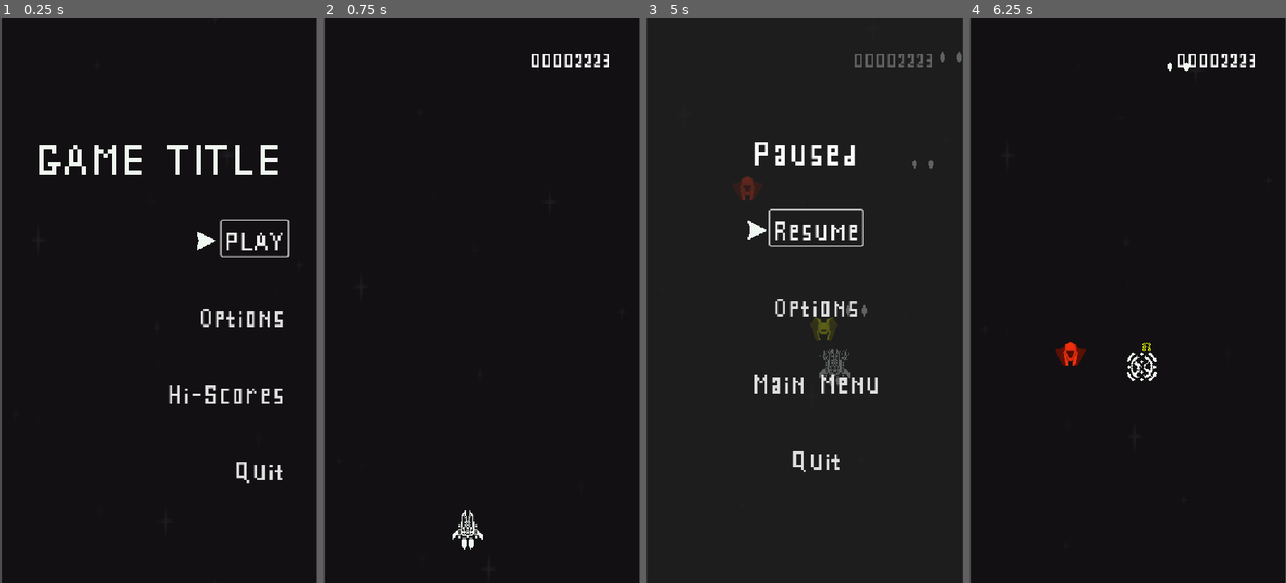
Above: before the commit, frames 1-4 (left to right).
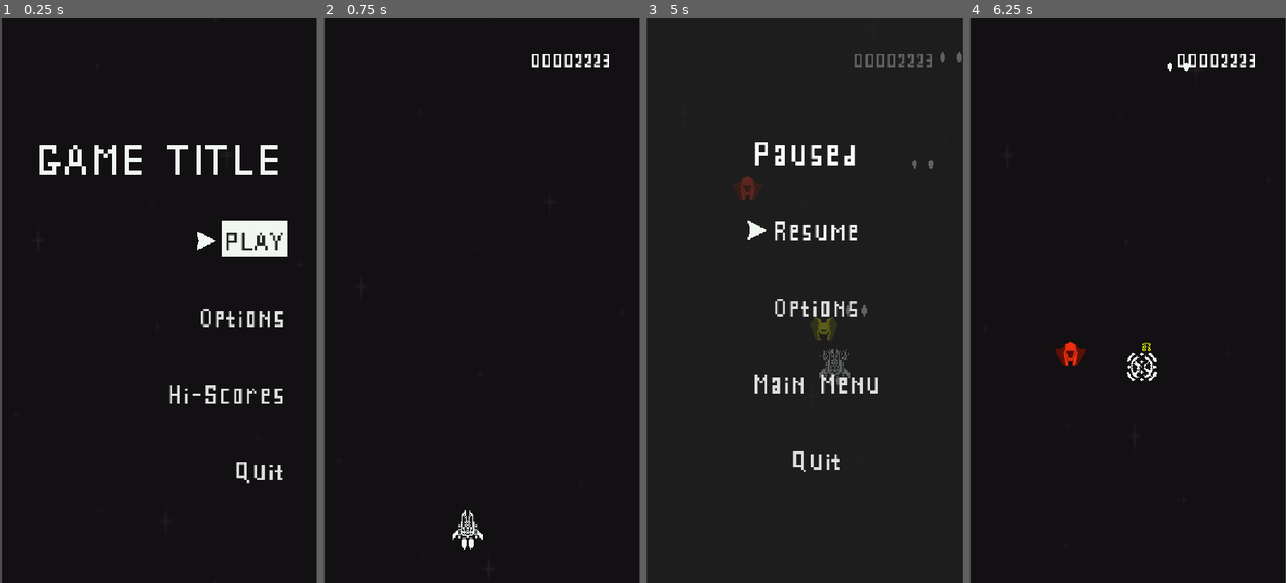
Above: after the commit, the same moments.

Repository: rnakkas/GodotSandbox
Game: Godot game, scene res://ShmupSandbox/Main/Scenes/main.tscn
The game is run twice, just before and just after one commit, with the same random seed, the same clock (stepped at 60 frames per second) and the same inputs.
Inputs (mouse positions are in pixels of both pictures, inside the frame that each line leads up to):
- Up to frame 1 (0.25 s): no input
- Up to frame 2 (0.75 s): click "PLAY" at 0.5 s
- Up to frame 3 (5 s): tap Enter at 1.25 s; move the mouse to (874, 272) at 1.27 s; press the mouse at (874, 272) at 1.28 s; hold D (move_right) 1.28-2.03 s; move the mouse to (741, 328) at 2.02 s; release the mouse at (741, 328) at 2.03 s; hold S (move_down) 2.03-2.78 s; click (741, 328) at 2.1 s; move the mouse to (836, 176) at 2.77 s; press the mouse at (836, 176) at 2.78 s; hold D (move_right) 2.78-3.53 s; move the mouse to (788, 413) at 3.52 s; release the mouse at (788, 413) at 3.53 s; hold W (move_up) 3.53-4.28 s; click (788, 413) at 3.6 s; move the mouse to (899, 385) at 4.27 s; press the mouse at (899, 385) at 4.28 s; hold A (move_left) from 4.28 s (still down); tap Escape (pause) at 4.9 s
- Up to frame 4 (6.25 s): move the mouse to (1032, 215) at 5.02 s; release the mouse at (1032, 215) at 5.03 s; click (1032, 215) at 5.1 s; release A (move_left) at 5.75 s; click "Resume" at 5.75 s

The runs differ from the first frame. In frame 1, 1.5% of the frame differs, in the area x 69-92%, y 35-43%; in frame 2, nothing differs; in frame 3, 0.3%; in frame 4, nothing differs.

Commit message:
changing from selector icon to highlight
see TODO

Diff:
--- /dev/null
+++ b/ShmupSandbox/Autoloads/Utility.gd
@@ -0,0 +1,20 @@
+extends Node
+
+## Colour hex code references
+var colour_white : Color = "#f0f6f0"
+var colour_black : Color = "#222323"
+var colour_transparent : Color = Color(0, 0 , 0, 0)
+
+
+func highlight_ui_elment(ui_element : Variant) -> void:
+	var style : StyleBoxFlat = StyleBoxFlat.new()
+	ui_element.add_theme_color_override("font_color", colour_black)
+	style.bg_color = colour_white
+	ui_element.add_theme_stylebox_override("normal", style)
+
+
+func remove_highlight_from_ui_element(ui_element : Variant) -> void:
+	var style : StyleBoxFlat = StyleBoxFlat.new()
+	ui_element.add_theme_color_override("font_color", colour_white)
+	style.bg_color = colour_transparent
+	ui_element.add_theme_stylebox_override("normal", style)
--- a/ShmupSandbox/UI/Scenes/main_menu.tscn
+++ b/ShmupSandbox/UI/Scenes/main_menu.tscn
@@ -1,8 +1,24 @@
-[gd_scene load_steps=4 format=3 uid="uid://dw1uu0vpx6e46"]
+[gd_scene load_steps=8 format=3 uid="uid://dw1uu0vpx6e46"]
 
 [ext_resource type="Script" uid="uid://3yghkjrm0tt5" path="res://ShmupSandbox/UI/Scripts/main_menu.gd" id="1_70k6g"]
 [ext_resource type="Texture2D" uid="uid://d04yolfqx8m3v" path="res://ShmupSandbox/Assets/Icons/selctor_icon.png" id="3_t2d3o"]
 [ext_resource type="FontFile" uid="uid://biycie4kaffui" path="res://ShmupSandbox/Assets/Fonts/SPLCF.ttf" id="3_v14c2"]
+
+[sub_resource type="StyleBoxFlat" id="StyleBoxFlat_v14c2"]
+bg_color = Color(0.941176, 0.964706, 0.941176, 1)
+border_color = Color(0.8, 0.8, 0.8, 0)
+
+[sub_resource type="StyleBoxFlat" id="StyleBoxFlat_t2d3o"]
+bg_color = Color(0.941176, 0.964706, 0.941176, 1)
+border_color = Color(0.8, 0.8, 0.8, 0)
+
+[sub_resource type="StyleBoxFlat" id="StyleBoxFlat_jwp8g"]
+bg_color = Color(0.941176, 0.964706, 0.941176, 1)
+border_color = Color(0.8, 0.8, 0.8, 0)
+
+[sub_resource type="StyleBoxFlat" id="StyleBoxFlat_t30nx"]
+bg_color = Color(0.941176, 0.964706, 0.941176, 1)
+border_color = Color(0.8, 0.8, 0.8, 0)
 
 [node name="main_menu" type="Control"]
 layout_mode = 3
@@ -69,9 +85,12 @@
 size_flags_horizontal = 4
 size_flags_vertical = 4
 focus_neighbor_bottom = NodePath("../../HBoxContainer2/options_button")
-theme_override_colors/font_pressed_color = Color(1, 0.639216, 0.121569, 1)
-theme_override_fonts/font = ExtResource("3_v14c2")
-theme_override_font_sizes/font_size = 70
+theme_override_colors/font_hover_color = Color(0.133333, 0.137255, 0.137255, 1)
+theme_override_colors/font_focus_color = Color(0.133333, 0.137255, 0.137255, 1)
+theme_override_colors/font_pressed_color = Color(0.941176, 0.964706, 0.941176, 1)
+theme_override_fonts/font = ExtResource("3_v14c2")
+theme_override_font_sizes/font_size = 70
+theme_override_styles/focus = SubResource("StyleBoxFlat_v14c2")
 text = "PLAY"
 flat = true
 
@@ -101,8 +120,12 @@
 size_flags_vertical = 4
 focus_neighbor_top = NodePath("../../HBoxContainer/play_button")
 focus_neighbor_bottom = NodePath("../../HBoxContainer3/hi_scores_button")
-theme_override_fonts/font = ExtResource("3_v14c2")
-theme_override_font_sizes/font_size = 70
+theme_override_colors/font_hover_color = Color(0.133333, 0.137255, 0.137255, 1)
+theme_override_colors/font_focus_color = Color(0.133333, 0.137255, 0.137255, 1)
+theme_override_colors/font_pressed_color = Color(0.941176, 0.964706, 0.941176, 1)
+theme_override_fonts/font = ExtResource("3_v14c2")
+theme_override_font_sizes/font_size = 70
+theme_override_styles/focus = SubResource("StyleBoxFlat_t2d3o")
 text = "Options"
 flat = true
 
@@ -131,8 +154,12 @@
 size_flags_horizontal = 8
 focus_neighbor_top = NodePath("../../HBoxContainer2/options_button")
 focus_neighbor_bottom = NodePath("../../HBoxContainer4/quit_button")
-theme_override_fonts/font = ExtResource("3_v14c2")
-theme_override_font_sizes/font_size = 70
+theme_override_colors/font_hover_color = Color(0.133333, 0.137255, 0.137255, 1)
+theme_override_colors/font_focus_color = Color(0.133333, 0.137255, 0.137255, 1)
+theme_override_colors/font_pressed_color = Color(0.941176, 0.964706, 0.941176, 1)
+theme_override_fonts/font = ExtResource("3_v14c2")
+theme_override_font_sizes/font_size = 70
+theme_override_styles/focus = SubResource("StyleBoxFlat_jwp8g")
 text = "Hi-Scores"
 flat = true
 
@@ -161,8 +188,12 @@
 size_flags_horizontal = 8
 size_flags_vertical = 4
 focus_neighbor_top = NodePath("../../HBoxContainer3/hi_scores_button")
-theme_override_fonts/font = ExtResource("3_v14c2")
-theme_override_font_sizes/font_size = 70
+theme_override_colors/font_hover_color = Color(0.133333, 0.137255, 0.137255, 1)
+theme_override_colors/font_focus_color = Color(0.133333, 0.137255, 0.137255, 1)
+theme_override_colors/font_pressed_color = Color(0.941176, 0.964706, 0.941176, 1)
+theme_override_fonts/font = ExtResource("3_v14c2")
+theme_override_font_sizes/font_size = 70
+theme_override_styles/focus = SubResource("StyleBoxFlat_t30nx")
 text = "Quit"
 flat = true
 
--- a/ShmupSandbox/UI/Scenes/options_menu.tscn
+++ b/ShmupSandbox/UI/Scenes/options_menu.tscn
@@ -1,8 +1,21 @@
-[gd_scene load_steps=4 format=3 uid="uid://ny01qnyexpg2"]
+[gd_scene load_steps=8 format=3 uid="uid://ny01qnyexpg2"]
 
 [ext_resource type="FontFile" uid="uid://biycie4kaffui" path="res://ShmupSandbox/Assets/Fonts/SPLCF.ttf" id="1_qkcl6"]
 [ext_resource type="Script" uid="uid://cvsyjssmvhl4m" path="res://ShmupSandbox/UI/Scripts/options_menu.gd" id="1_unpda"]
 [ext_resource type="Texture2D" uid="uid://d04yolfqx8m3v" path="res://ShmupSandbox/Assets/Icons/selctor_icon.png" id="3_ce2tu"]
+
+[sub_resource type="StyleBoxFlat" id="StyleBoxFlat_ce2tu"]
+bg_color = Color(0.941176, 0.964706, 0.941176, 1)
+
+[sub_resource type="StyleBoxFlat" id="StyleBoxFlat_6upo5"]
+bg_color = Color(0.941176, 0.964706, 0.941176, 1)
+
+[sub_resource type="StyleBoxFlat" id="StyleBoxFlat_n03th"]
+bg_color = Color(0.941176, 0.964706, 0.941176, 1)
+
+[sub_resource type="StyleBoxFlat" id="StyleBoxFlat_3i6ea"]
+bg_color = Color(0.6, 0.6, 0.6, 0)
+border_color = Color(0.8, 0.8, 0.8, 0)
 
 [node name="options_menu" type="Control"]
 layout_mode = 3
@@ -51,6 +64,7 @@
 theme_override_constants/separation = 5
 
 [node name="sound_label" type="Label" parent="MarginContainer/VBoxContainer/HBoxContainer/VBoxContainer"]
+unique_name_in_owner = true
 layout_mode = 2
 theme_override_fonts/font = ExtResource("1_qkcl6")
 theme_override_font_sizes/font_size = 70
@@ -76,6 +90,7 @@
 layout_mode = 2
 size_flags_vertical = 8
 focus_neighbor_bottom = NodePath("../../../HBoxContainer2/VBoxContainer2/music_volume_slider")
+theme_override_styles/grabber_area_highlight = SubResource("StyleBoxFlat_ce2tu")
 max_value = 10.0
 value = 5.0
 rounded = true
@@ -90,6 +105,7 @@
 theme_override_constants/separation = 5
 
 [node name="music_label" type="Label" parent="MarginContainer/VBoxContainer/HBoxContainer2/VBoxContainer"]
+unique_name_in_owner = true
 layout_mode = 2
 theme_override_fonts/font = ExtResource("1_qkcl6")
 theme_override_font_sizes/font_size = 70
@@ -116,6 +132,7 @@
 size_flags_vertical = 8
 focus_neighbor_top = NodePath("../../../HBoxContainer/VBoxContainer2/sound_volume_slider")
 focus_neighbor_bottom = NodePath("../../../HBoxContainer3/VBoxContainer2/screen_shake_amount_slider")
+theme_override_styles/grabber_area_highlight = SubResource("StyleBoxFlat_6upo5")
 max_value = 10.0
 value = 5.0
 rounded = true
@@ -130,6 +147,7 @@
 theme_override_constants/separation = 5
 
 [node name="screen_shake_label" type="Label" parent="MarginContainer/VBoxContainer/HBoxContainer3/VBoxContainer"]
+unique_name_in_owner = true
 layout_mode = 2
 size_flags_horizontal = 4
 theme_override_fonts/font = ExtResource("1_qkcl6")
@@ -155,6 +173,7 @@
 size_flags_vertical = 8
 focus_neighbor_top = NodePath("../../../HBoxContainer2/VBoxContainer2/music_volume_slider")
 focus_neighbor_bottom = NodePath("../../../HBoxContainer4/VBoxContainer2/back_button")
+theme_override_styles/grabber_area_highlight = SubResource("StyleBoxFlat_n03th")
 max_value = 10.0
 value = 5.0
 rounded = true
@@ -165,6 +184,7 @@
 size_flags_horizontal = 0
 
 [node name="VBoxContainer" type="VBoxContainer" parent="MarginContainer/VBoxContainer/HBoxContainer4"]
+visible = false
 custom_minimum_size = Vector2(36, 0)
 layout_mode = 2
 theme_override_constants/separation = 18
@@ -190,6 +210,7 @@
 focus_neighbor_top = NodePath("../../../HBoxContainer3/VBoxContainer2/screen_shake_amount_slider")
 theme_override_fonts/font = ExtResource("1_qkcl6")
 theme_override_font_sizes/font_size = 70
+theme_override_styles/focus = SubResource("StyleBoxFlat_3i6ea")
 text = "Back"
 flat = true
 
--- a/ShmupSandbox/UI/Scenes/pause_menu.tscn
+++ b/ShmupSandbox/UI/Scenes/pause_menu.tscn
@@ -1,10 +1,26 @@
-[gd_scene load_steps=5 format=3 uid="uid://bumbgw58q7r1d"]
+[gd_scene load_steps=9 format=3 uid="uid://bumbgw58q7r1d"]
 
 [ext_resource type="Script" uid="uid://k8kst8326lwc" path="res://ShmupSandbox/UI/Scripts/pause_menu.gd" id="1_00ny2"]
 [ext_resource type="FontFile" uid="uid://biycie4kaffui" path="res://ShmupSandbox/Assets/Fonts/SPLCF.ttf" id="1_ur1kj"]
 [ext_resource type="Texture2D" uid="uid://d04yolfqx8m3v" path="res://ShmupSandbox/Assets/Icons/selctor_icon.png" id="3_prqwj"]
 
 [sub_resource type="CanvasTexture" id="CanvasTexture_prqwj"]
+
+[sub_resource type="StyleBoxFlat" id="StyleBoxFlat_prqwj"]
+bg_color = Color(0.6, 0.6, 0.6, 0)
+border_color = Color(0.8, 0.8, 0.8, 0)
+
+[sub_resource type="StyleBoxFlat" id="StyleBoxFlat_tuk35"]
+bg_color = Color(0.6, 0.6, 0.6, 0)
+border_color = Color(0.8, 0.8, 0.8, 0)
+
+[sub_resource type="StyleBoxFlat" id="StyleBoxFlat_gpvhe"]
+bg_color = Color(0.6, 0.6, 0.6, 0)
+border_color = Color(0.8, 0.8, 0.8, 0)
+
+[sub_resource type="StyleBoxFlat" id="StyleBoxFlat_bx2eb"]
+bg_color = Color(0.6, 0.6, 0.6, 0)
+border_color = Color(0.8, 0.8, 0.8, 0)
 
 [node name="pause_menu" type="Control"]
 layout_mode = 3
@@ -82,6 +98,7 @@
 focus_neighbor_bottom = NodePath("../../HBoxContainer2/options_button")
 theme_override_fonts/font = ExtResource("1_ur1kj")
 theme_override_font_sizes/font_size = 70
+theme_override_styles/focus = SubResource("StyleBoxFlat_prqwj")
 text = "Resume"
 flat = true
 
@@ -113,6 +130,7 @@
 focus_neighbor_bottom = NodePath("../../HBoxContainer3/main_menu_button")
 theme_override_fonts/font = ExtResource("1_ur1kj")
 theme_override_font_sizes/font_size = 70
+theme_override_styles/focus = SubResource("StyleBoxFlat_tuk35")
 text = "Options"
 flat = true
 
@@ -144,6 +162,7 @@
 focus_neighbor_bottom = NodePath("../../HBoxContainer4/quit_button")
 theme_override_fonts/font = ExtResource("1_ur1kj")
 theme_override_font_sizes/font_size = 70
+theme_override_styles/focus = SubResource("StyleBoxFlat_gpvhe")
 text = "Main Menu"
 flat = true
 
@@ -174,6 +193,7 @@
 focus_neighbor_top = NodePath("../../HBoxContainer3/main_menu_button")
 theme_override_fonts/font = ExtResource("1_ur1kj")
 theme_override_font_sizes/font_size = 70
+theme_override_styles/focus = SubResource("StyleBoxFlat_bx2eb")
 text = "Quit"
 flat = true
 
--- a/ShmupSandbox/UI/Scripts/options_menu.gd
+++ b/ShmupSandbox/UI/Scripts/options_menu.gd
@@ -1,26 +1,66 @@
 class_name options_menu extends Control
 
+@onready var sound_label : Label = %sound_label
 @onready var sound_volume_slider: HSlider = %sound_volume_slider
+
+@onready var music_label : Label = %music_label
 @onready var music_volume_slider: HSlider = %music_volume_slider
+
+@onready var screen_shake_label : Label = %screen_shake_label
 @onready var screen_shake_amount_slider: HSlider = %screen_shake_amount_slider
+
 @onready var back_button: Button = %back_button
 @onready var back_selector_icon: TextureRect = %back_selector_icon
 
-
 signal back_button_pressed()
 
+var ui_elements_list : Array[Control] = []
+
+func _ready() -> void:
+	create_ui_elements_list()
+
+
+## Helper funcs
+####
+
+## Helper funcs
+func create_ui_elements_list() -> void:
+	ui_elements_list.append_array(
+		[
+			sound_label,
+			music_label,
+			screen_shake_label,
+			back_button
+		]
+	)
+
+
+func _highlight_selected_element(ui_element : Control) -> void:
+	for i:int in range(ui_elements_list.size()):
+		if ui_elements_list[i] == ui_element:
+			Utility.highlight_ui_elment(ui_elements_list[i])
+		else:
+			Utility.remove_highlight_from_ui_element(ui_elements_list[i])
+
+
+####
+## Signal connections
 
 func _on_sound_volume_slider_focus_entered() -> void:
 	back_selector_icon.visible = false
+	_highlight_selected_element(sound_label)
 
 func _on_music_volume_slider_focus_entered() -> void:
 	back_selector_icon.visible = false
+	_highlight_selected_element(music_label)
 
 func _on_screen_shake_amount_slider_focus_entered() -> void:
 	back_selector_icon.visible = false
+	_highlight_selected_element(screen_shake_label)
 
 func _on_back_button_focus_entered() -> void:
-	back_selector_icon.visible = true
+	back_selector_icon.visible = false
+	_highlight_selected_element(back_button) #### TODO: Fix this
 
 func _on_back_button_pressed() -> void:
 	back_button_pressed.emit()
--- a/project.godot
+++ b/project.godot
@@ -14,6 +14,10 @@
 run/main_scene="uid://betfkrygq2ejo"
 config/features=PackedStringArray("4.4", "Mobile")
 config/icon="res://icon.svg"
+
+[autoload]
+
+Utility="*res://ShmupSandbox/Autoloads/Utility.gd"
 
 [display]
 
Not shown, added: ShmupSandbox/Autoloads/Utility.gd.uid
